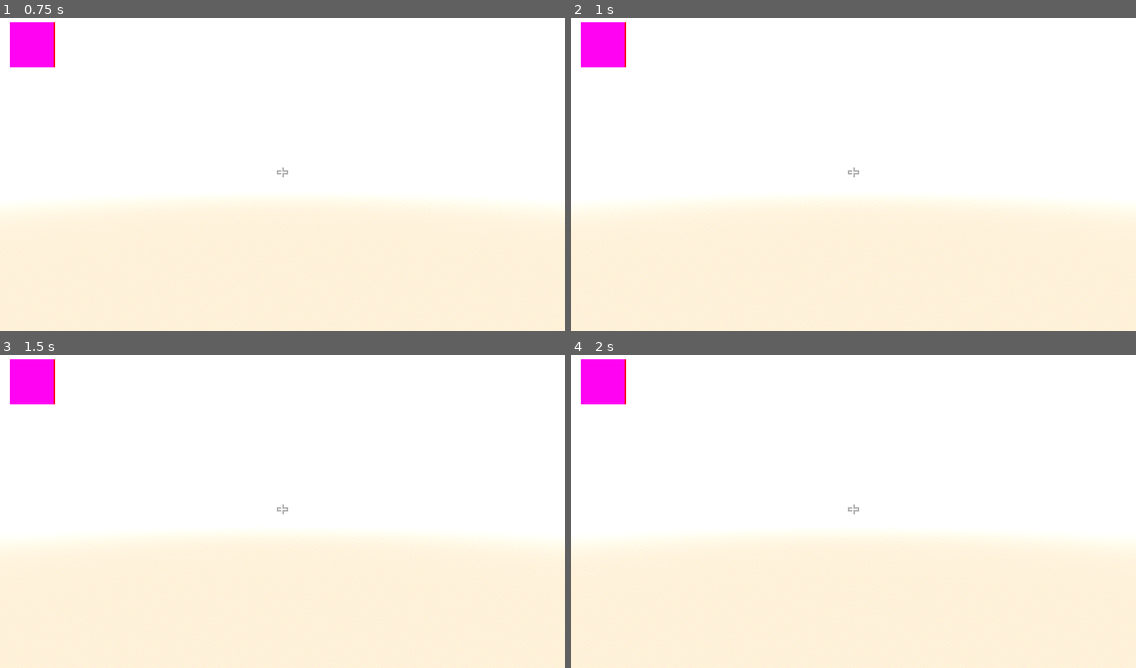
Above: before the commit, frames 1-4 (two rows, left to right).
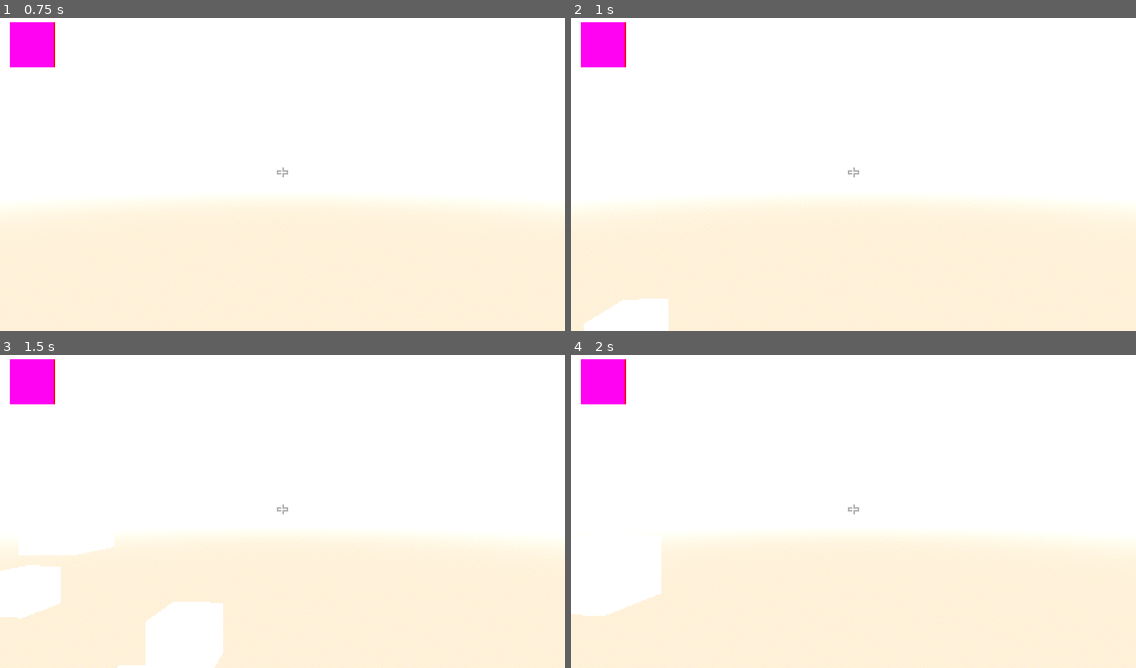
Above: after the commit, the same moments.

Repository: kurilluk/SkyHop-e-
Game: Godot game, scene res://sky/sky.tscn
The game is run twice, just before and just after one commit, with the same random seed, the same clock (stepped at 60 frames per second) and the same inputs.
Inputs (mouse positions are in pixels of both pictures, inside the frame that each line leads up to):
- Up to frame 1 (0.75 s): tap Enter at 0.5 s; move the mouse to (310, 171) at 0.52 s; hold W (move_forward) from 0.53 s (still down); click (310, 171) at 0.6 s
- Up to frame 2 (1 s): keep holding W (move_forward); tap Space (jump) at 0.77 s
- Up to frame 3 (1.5 s): keep holding W (move_forward); move the mouse to (254, 511) at 1.27 s; tap Shift (crouch) at 1.35 s
- Up to frame 4 (2 s): keep holding W (move_forward); tap Space (jump) at 1.52 s

Frame 1 is identical in both runs. In frame 2, 1.2% of the frame differs, in the area x 2-18%, y 89-100%; in frame 3, 4.7%, in the area x 0-40%, y 59-100%; in frame 4, 3.1%.

Commit message:
env - backup

Diff:
--- a/sky/sky.tscn
+++ b/sky/sky.tscn
@@ -31,7 +31,7 @@
 [node name="Sky" type="Node3D"]
 
 [node name="Player" parent="." instance=ExtResource("2_0ah7g")]
-transform = Transform3D(1, 0, 0, 0, 1, 0, 0, 0, 1, 0, 98.3428, 0)
+transform = Transform3D(-0.592098, 0, 0.805866, 0, 1, 0, -0.805866, 0, -0.592098, -2.89062, 98.3428, 1.16756)
 
 [node name="PauseMenu" parent="." instance=ExtResource("2_kkw2q")]
 
Not shown: 1 places in sky/sky.tscn that only renumber resources
